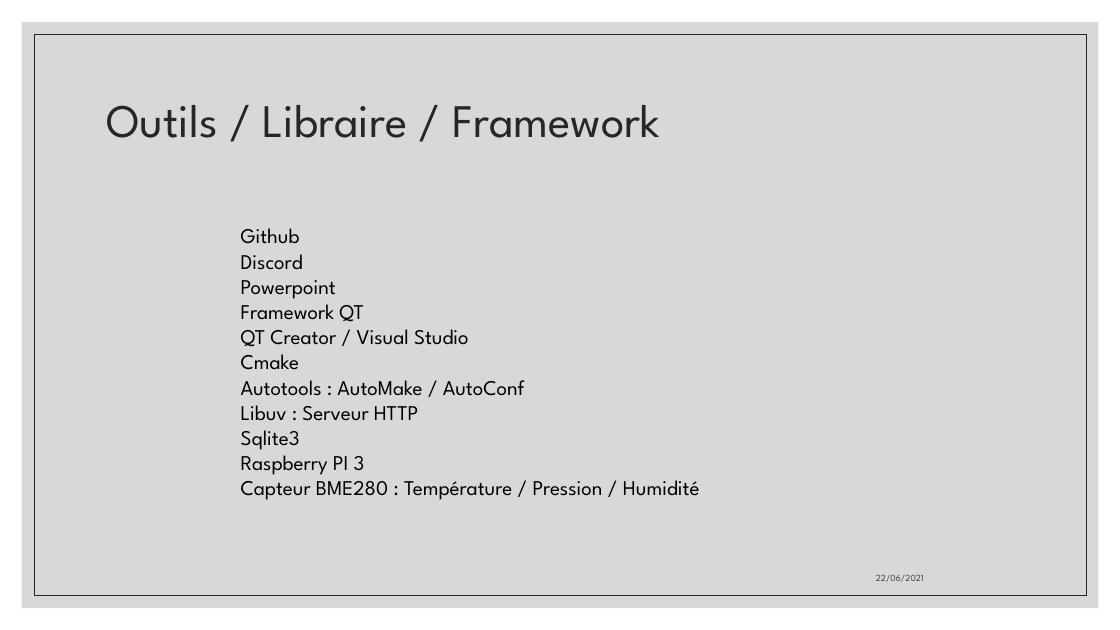
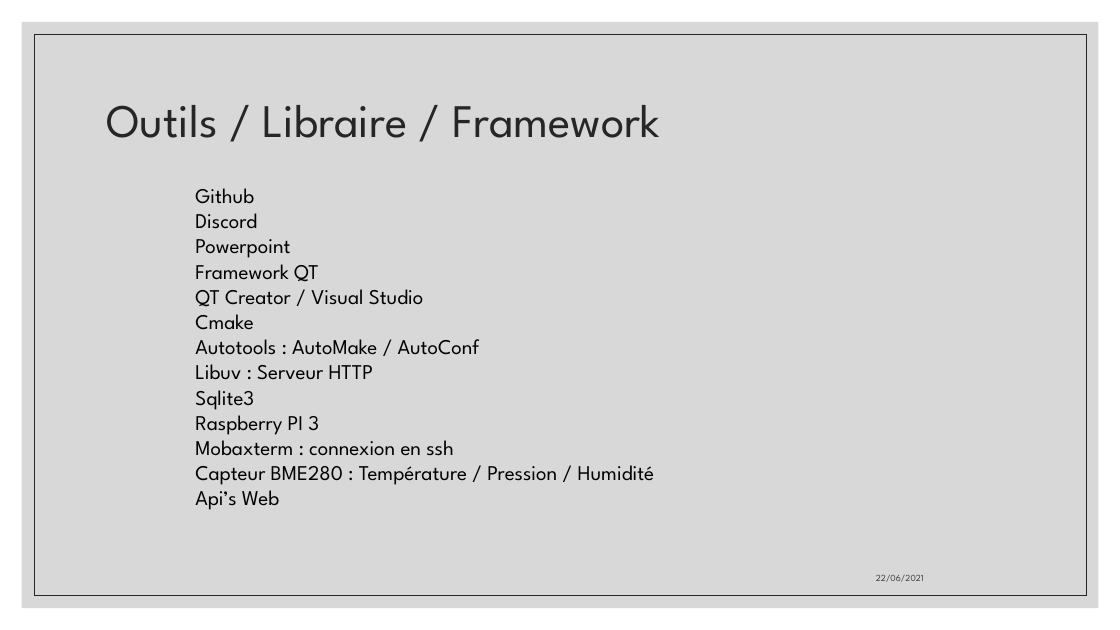
Before and after one commit to aiekick/ProjectStationMeteo, a slide deck: slide 17 of doc/StationMeteo_Soutenance.pptx. Drawn at 1120x630 pixels with LibreOffice and Linux fonts; fonts in the diff are those of the drawing. Boxes give left, top, right and bottom in pixels: in the first picture for what was removed or moved away, otherwise in the second. Text is boxed around its words. In the diff, an @@ line names an element or a change of style, - is before the commit and + after.

```diff
--- a/doc/StationMeteo_Soutenance.pptx
+++ b/doc/StationMeteo_Soutenance.pptx
@@ text "Github": place and size @@
-text "Github" at [241,228,700,500]
+text "Github" at [195,188,655,510]
@@ text at [195,434,453,456]: paragraph added @@
+Mobaxterm : connexion en ssh
@@ text at [195,490,279,510]: paragraph added @@
+Api’s Web
```
Also in this commit, not shown: 16 other slides changed, 6 slides added.
